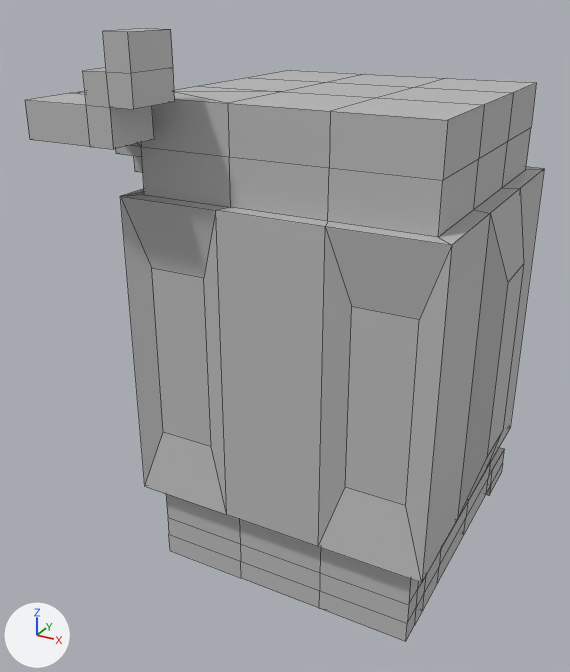
The FBX model mojiGame/Assets/FBX/Tower_2.fbx, before and after one commit.
Before and after are seen from a 50 mm camera at (0.0952, -0.2112, 0.3179) aimed at (-0.0173, -0.0067, 0.2156). The axes (+X, +Y, +Z) are drawn at lower left. The lights are the same throughout. Mesh edges are drawn as thin lines. Where no turn or scale is listed for an object, it has been applied to the vertices.

The scene before the commit, as lines of its bpy script (objects in view):
```python
me_mesh = bpy.data.meshes.new('Mesh')
me_mesh.from_pydata(...)  # 317 vertices, 326 faces; spans x -0.071..0.051, y -0.061..0.066, z 0.141..0.309
me_mesh.materials.append(mat_lambert1)  # grey #bcbcbc
# before: 175 (-0.027, -0.045, 0.292) at pixel (174, 101), 176 (-0.027, -0.061, 0.292) at pixel (133, 109), 177 (-0.027, -0.045, 0.3) at pixel (173, 67), 178 (-0.027, -0.061, 0.3) at pixel (131, 73), 181 (-0.027, -0.061, 0.309) at pixel (127, 31)
# before: 182 (-0.027, -0.045, 0.309) at pixel (170, 29)
ob_pcube2 = bpy.data.objects.new('pCube2', me_mesh)
ob_pcube2.location = (0.0, 0.0, 0.0)
```
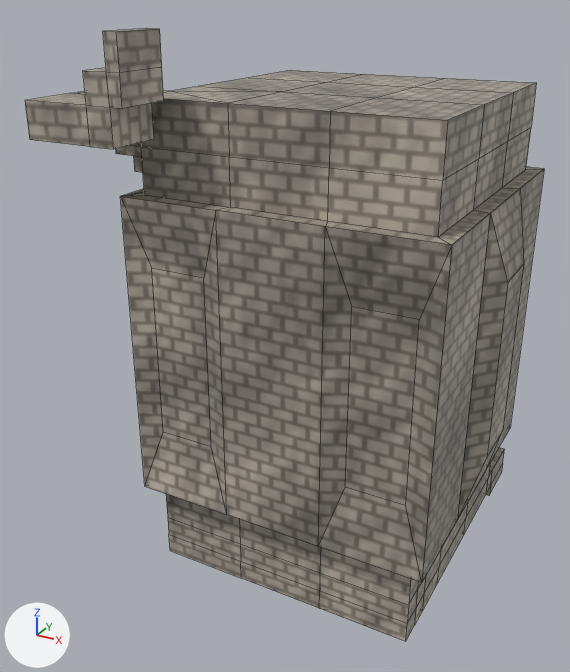
The edits, one by one:
Picture 'outUV_1_test2.jpg' (img_outuv_1_test2_jpg) is new.
Material 'lambert2' (mat_lambert2) is new.
Its texture is img_outuv_1_test2_jpg.
me_mesh has 317 vertices, 326 faces and spans x -0.071..0.051, y -0.061..0.066, z 0.141..0.309.
me_mesh is used by ob_pcube2; location (0.0, 0.0, 0.0).
me_mesh no longer uses material mat_lambert1 (grey #bcbcbc).
Part 1, on me_mesh:
Vertices 175 to 178, 181, 182 of me_mesh move by (-0.003, 0.0, 0.0).
me_mesh part 2: texture (UV) coordinates of 326 of 326 faces, centred in x -0.071..0.051, y -0.061..0.066, z 0.141..0.309, changed; they spanned u 0.12..0.88, v 0.0..1.0 and now span u 0.0..0.99, v 0.0..1.0.
me_mesh now uses material mat_lambert2 (picture img_outuv_1_test2_jpg).

Where the change shows, as pixel boxes [x1, y1, x2, y2] in the pictures (570 x 672 px; the box of a moved part takes in the faces that stretch with it):
'pCube2', recoloured, reshaped, surface changed: [25, 28, 544, 642] in both
part 1 of me_mesh, moved or reshaped: before [103, 28, 175, 109]; after [103, 28, 164, 108]
part 2 of me_mesh, surface changed: [25, 68, 544, 642] in both
